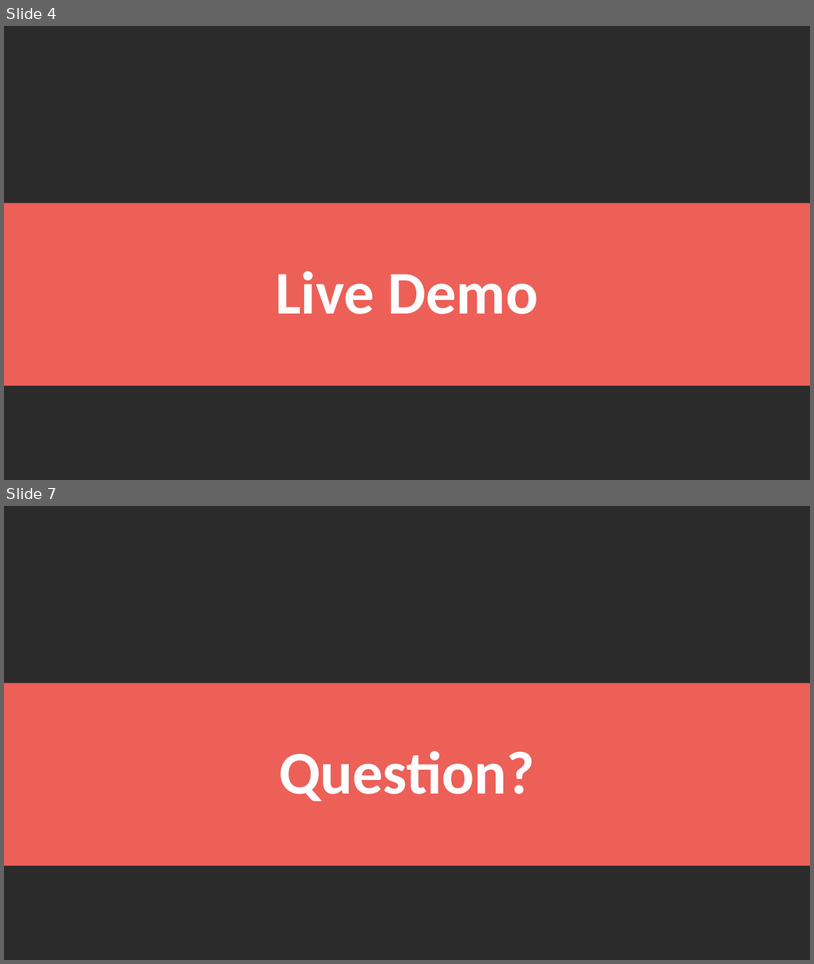
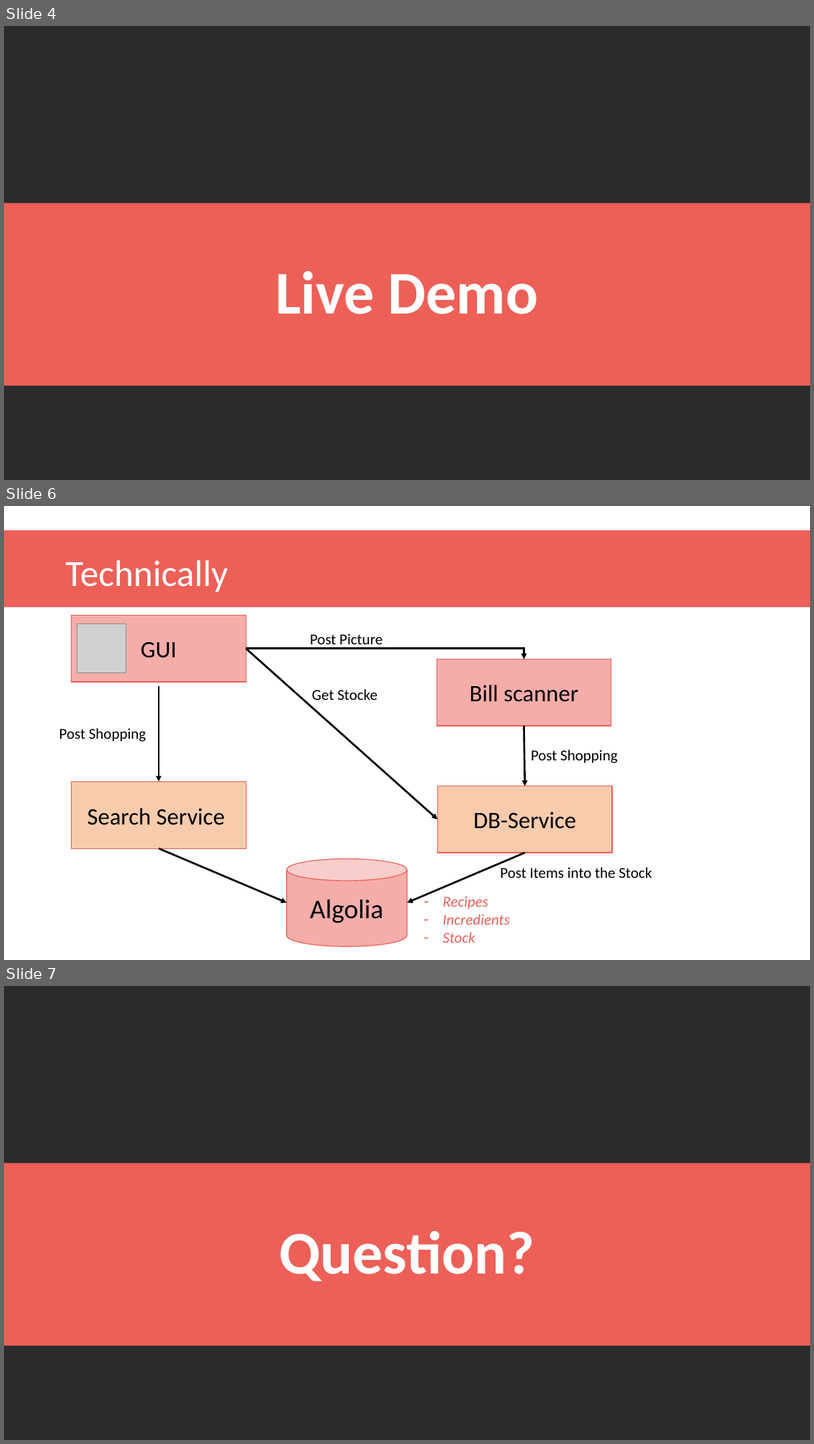
Before and after one commit to dzehnder/hackrecipe, a slide deck: documentation/Presentation Bon App.pptx. Shown one above the other, each under a label of ours: slides 4 and 7 before the commit, slides 4, 6 and 7 after it; the slides between them are not shown. The pictures are 814x964 and 814x1444 pixels, drawn with LibreOffice and Linux fonts; fonts in the diff are those of the drawing; grey boxes stand for pictures; background and template pictures are left out; a plain dark background stands for a picture behind light text. Boxes give left, top, right and bottom in pixels: in the first picture for what was removed or moved away, otherwise in the second. Text is boxed around its words. In the diff, an @@ line names an element or a change of style, - is before the commit and + after.

```diff
--- a/documentation/Presentation Bon App.pptx
+++ b/documentation/Presentation Bon App.pptx
@@ slide 6 added at (4, 506, 810, 960), background picture (left out) @@
@@ rectangle added at (4, 530, 810, 607), fill #EC6058 @@
@@ title added at (65, 560, 228, 592), 44 pt, text #FFFFFF @@
+Technically
@@ rectangle added at (71, 615, 246, 682), fill #F5ADA9, outline #EC6058 1 pt, 28 pt, text #000000 @@
+GUI
@@ picture added at (77, 624, 126, 673) @@
@@ text added at (310, 633, 383, 649), 18 pt, text #000000 @@
+Post Picture
@@ elbow arrow added from (246, 648) to (525, 659), #000000 2.25 pt @@
@@ arrow added from (246, 648) to (437, 819), #000000 2.25 pt @@
@@ rectangle added at (437, 659, 612, 726), fill #F5ADA9, outline #EC6058 1 pt, 28 pt, text #000000 @@
+Bill scanner
@@ arrow added from (159, 686) to (159, 781), #000000 2.25 pt @@
@@ text added at (312, 689, 378, 700), 18 pt, text #000000 @@
+Get Stocke
@@ text added at (59, 728, 146, 741), 18 pt, text #000000 @@
+Post Shopping
@@ arrow added from (525, 726) to (525, 786), #000000 2.25 pt @@
@@ text added at (531, 749, 617, 763), 18 pt, text #000000 @@
+Post Shopping
@@ rectangle added at (71, 782, 246, 849), fill #F8CBAD, outline #EC6058 1 pt, 28 pt, text #000000 @@
+Search Service
@@ rectangle added at (437, 786, 612, 852), fill #F8CBAD, outline #EC6058 1 pt, 28 pt, text #000000 @@
+DB-Service
@@ arrow added from (159, 849) to (287, 902), #000000 2.25 pt @@
@@ cylinder added at (287, 859, 407, 947), fill #F5ADA9, outline #EC6058 1 pt, 32 pt, text #000000 @@
+Algolia
@@ arrow added from (525, 852) to (407, 902), #000000 2.25 pt @@
@@ text added at (500, 867, 652, 878), 18 pt, text #000000 @@
+Post Items into the Stock
@@ text added at (443, 896, 510, 942), 18 pt, text #EC6058, italic @@
+– Recipes
+– Incredients
+– Stock
```
Also in this commit, not shown: 2 slides changed, 1 other slide added, 2 slides removed.
